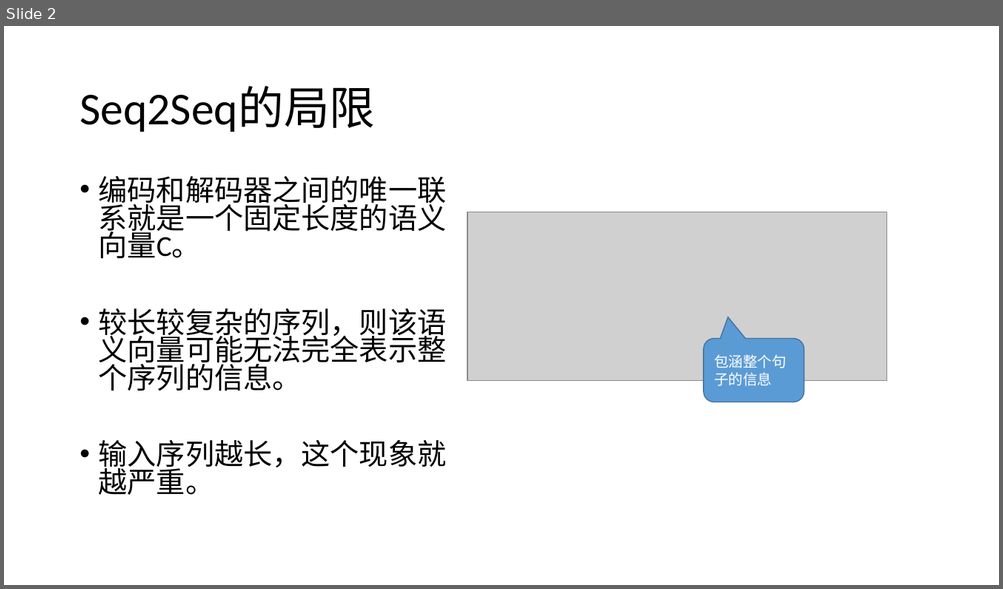
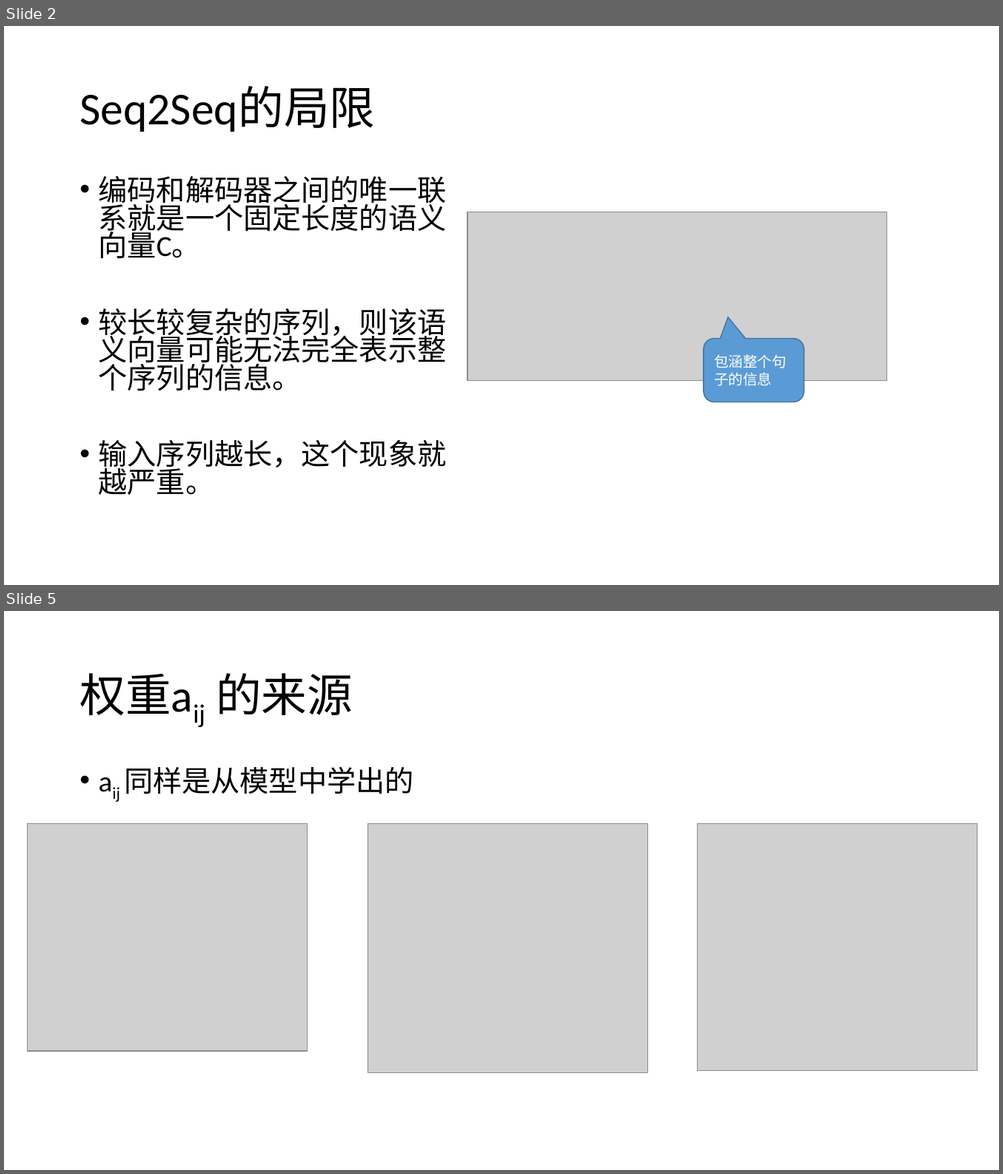
Before and after one commit to foamliu/Learning-DL, a slide deck: nlp/Attention.pptx. Shown one above the other, each under a label of ours: slide 2 before the commit, slides 2 and 5 after it; the slides between them are not shown. The pictures are 1003x589 and 1003x1174 pixels, drawn with LibreOffice and Linux fonts; fonts in the diff are those of the drawing; grey boxes stand for pictures. Boxes give left, top, right and bottom in pixels: in the first picture for what was removed or moved away, otherwise in the second. Text is boxed around its words. In the diff, an @@ line names an element or a change of style, - is before the commit and + after.

```diff
--- a/nlp/Attention.pptx
+++ b/nlp/Attention.pptx
@@ slide 5 added at (4,611,999,1170), background #FFFFFF @@
@@ title added at (79,673,353,715), 44 pt, text #000000 @@
+权重aij 的来源
@@ text added at (124,767,413,795), 28 pt, text #000000 @@
+• aij 同样是从模型中学出的
@@ picture added at (27,823,307,1051) @@
@@ picture added at (367,823,647,1073) @@
@@ picture added at (697,823,977,1071) @@
```
Also in this commit, not shown: 2 slides changed, 4 other slides added, 1 slide removed, 2 other files.
